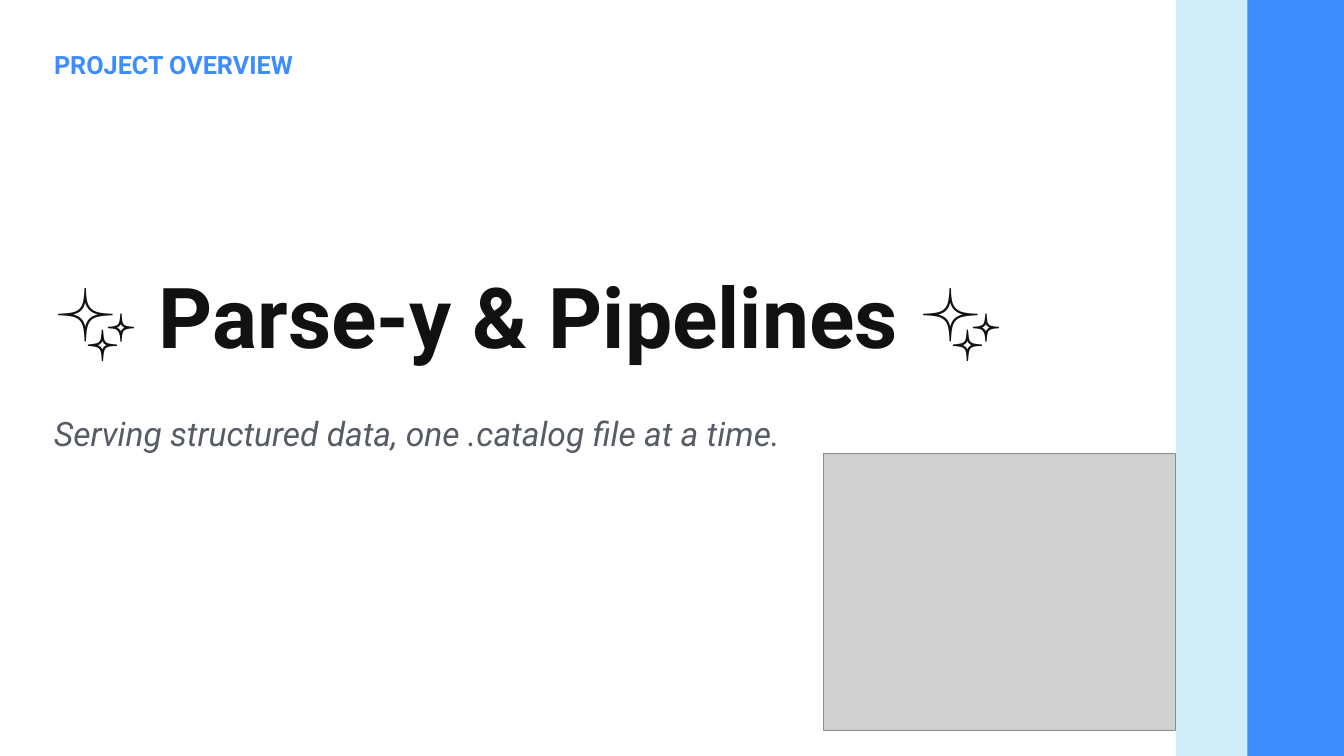
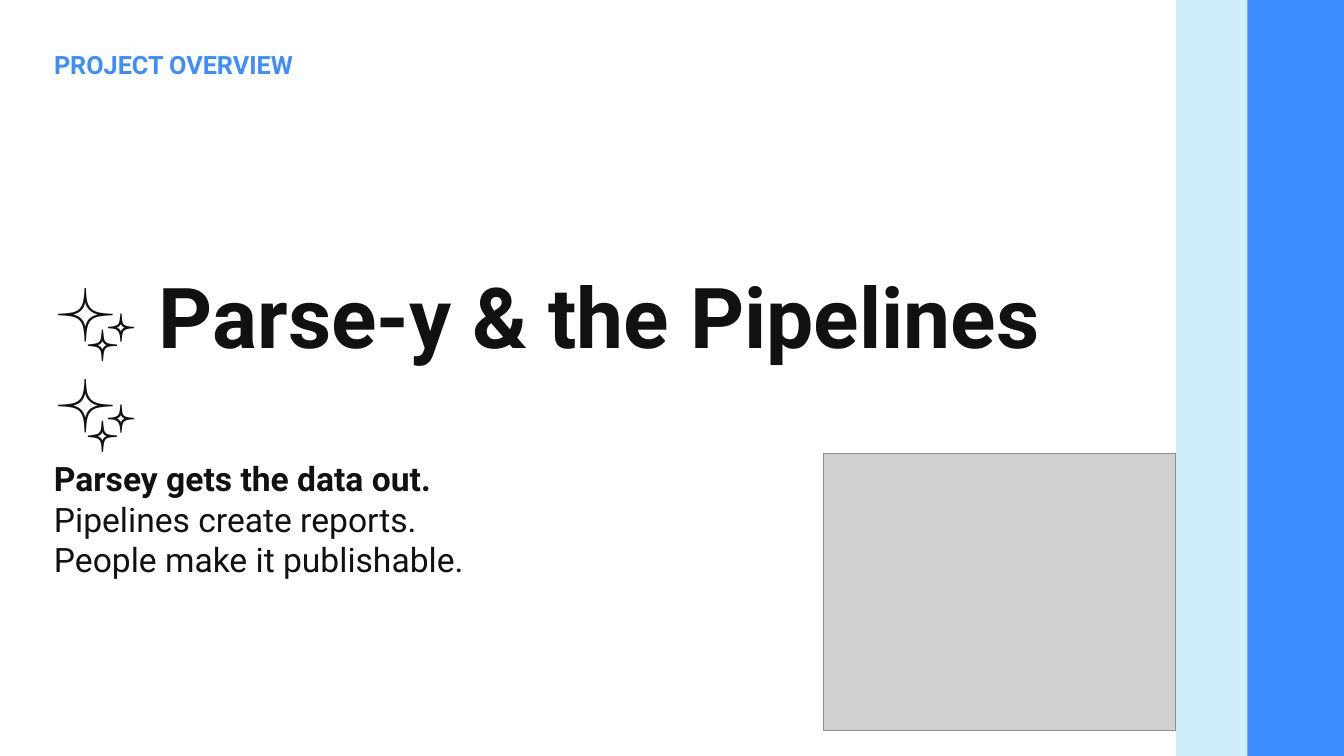
Before and after one commit to kristenchua-commits/alma-analytics-catalog-file-parser-project, a slide deck: slide 2 of documentation/presentations/parsey-and-pipelines---alma-analytics-catalog-file-parser-overview.pptx. Drawn at 1344x756 pixels with LibreOffice and Linux fonts; fonts in the diff are those of the drawing; grey boxes stand for pictures. Boxes give left, top, right and bottom in pixels: in the first picture for what was removed or moved away, otherwise in the second. Text is boxed around its words. In the diff, an @@ line names an element or a change of style, - is before the commit and + after.

Commit message:
parsey and the pipelines

```diff
--- a/documentation/presentations/parsey-and-pipelines---alma-analytics-catalog-file-parser-overview.pptx
+++ b/documentation/presentations/parsey-and-pipelines---alma-analytics-catalog-file-parser-overview.pptx
@@ text at [159,285,1039,366]: text changed @@
-✨ Parse-y & Pipelines ✨
+✨ Parse-y & the Pipelines ✨
@@ text at [54,465,463,579]: text changed; text colour #565C65 to #111111; italic off @@
-Serving structured data, one .catalog file at a time.
+Parsey gets the data out.
+Pipelines create reports.
+People make it publishable.
```
Also in this commit, not shown: 9 other slides changed, 3 slides added, 1 other file.
